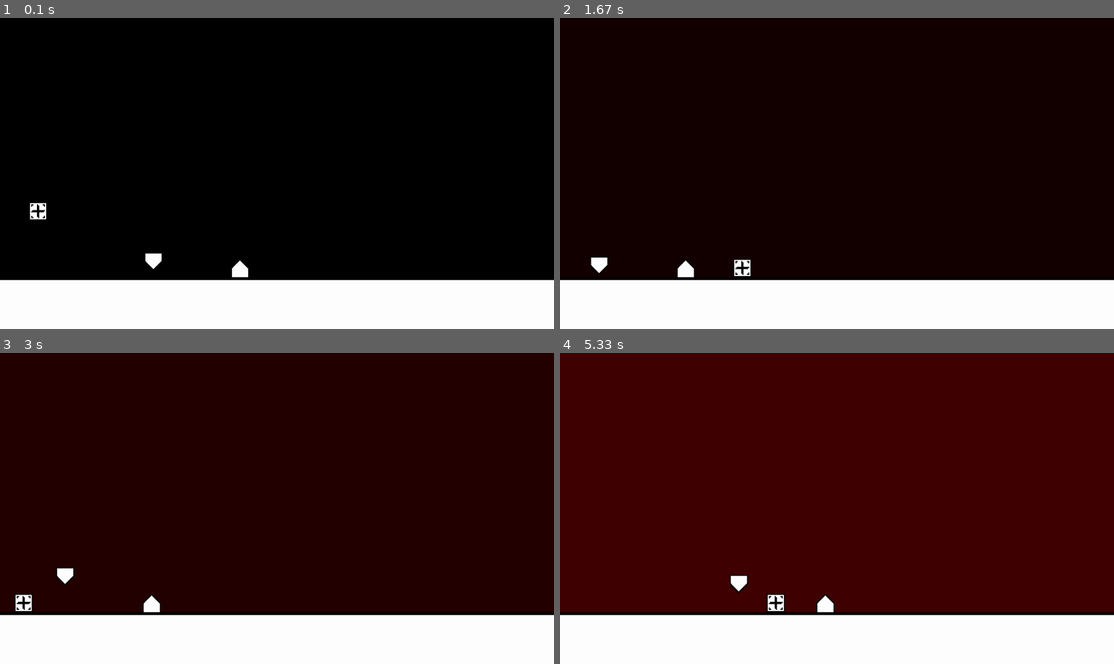
Above: before the commit, frames 1-4 (two rows, left to right).
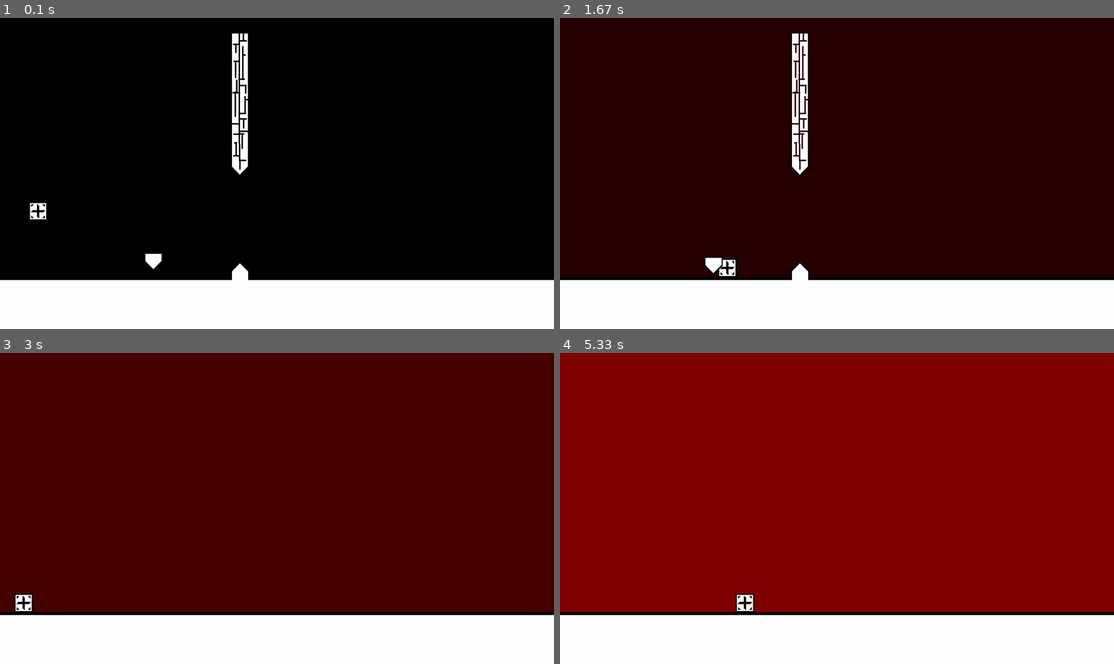
Above: after the commit, the same moments.

Repository: MakerBox-NZ/pygame_trukavev2
Game: pygame game, started from Gam e.py
Same seed, same stepped clock (60 frames per second), same inputs: the game is played once before the commit and once after it.
Inputs:
- Up to frame 1 (0.1 s): no input
- Up to frame 2 (1.67 s): hold D 0.33-0.8 s; hold W 0.83-1.13 s; hold D 1.17-1.63 s
- Up to frame 3 (3 s): hold A 1.67-2.2 s; hold S 2.23-2.53 s; hold A 2.57-2.97 s
- Up to frame 4 (5.33 s): hold W 3-3.37 s; hold D 3.4-4.03 s; hold S 4.07-4.43 s; hold A 4.47-4.93 s; hold D from 4.97 s (still down)

The runs differ from the first frame. In frame 1, 1.2% of the frame differs, in the area x 26-45%, y 4-85%; in frame 2, 1.9%; in frame 3, 83%; in frame 4, 83%, in the area x 0-100%, y 0-84%.

Commit message:
Bug fixes + many more!
- Fixed the scrolling bug.
- Added new platform type (C).
- Doubled the rainbow's colour-changing speed.
- Made the game have a little more difficulty.
- Made a spike blend in to ground (way too proud of that one).

Diff:
--- a/Gam e.py
+++ b/Gam e.py
@@ -1,4 +1,4 @@
-# Made by TruKave Co. ()
+    # Made by TruKave Co. ()
 # Help from Jess & Seth
 
 import pygame
@@ -8,7 +8,7 @@
 import os
 import time
 
-noclip = True
+noclip = False
 
 # OBJECTS:
 class Player(pygame.sprite.Sprite):
@@ -70,21 +70,27 @@
                 self.momentumY = 0
                 self.collide_delta = 0 #stop jumping
         enemy_hit_list = pygame.sprite.spritecollide(self, enemy_list, False)
+        static_hit_list = pygame.sprite.spritecollide(self, static_list, False)
         '''for enemy in enemy_hit_list:
                 self.rect.x = 100
                 self.deaths += 1
                 print(self.deaths)'''
         if self.damage == 0:
             for enemy in enemy_hit_list:
-                if not self.rect.contains(enemy):
+                if self.rect.colliderect(enemy):
                     self.damage = self.rect.colliderect(enemy)
                     print(self.deaths)
-        if self.damage == 1 and noclip == False:
-            idx = self.rect.collidelist(enemy_hit_list)
-            if idx == -1:
-                self.damage = 0
-                self.deaths += 1
-                self.rect.x = 100
+            for static in static_hit_list:
+                if self.rect.colliderect(static):
+                    self.damage = self.rect.colliderect(static)
+                    print(self.deaths)
+        if self.damage == 1:
+            if not noclip:
+                idx = self.rect.collidelist(enemy_hit_list)
+                if idx == -1:
+                    self.damage = 0
+                    self.deaths += 1
+                    self.rect.x = 100
 
     def jump (self, ground_list):
         self.jump_delta = 0
@@ -147,9 +153,10 @@
 def level1():
     #create level 1
     static_list = pygame.sprite.Group()
-    block = Static(800, 836, 768, 118,os.path.join('images', 'enemyu.png'))
-    static_list.add(block) #after each block
-
+    spike = Static(800, 846, 64, 64,os.path.join('images', 'enemyu b.png'))
+    spike0 = Static(800, 50, 64, 500,os.path.join('images', 'enemy c.png'))
+    static_list.add(spike) #after each block
+    static_list.add(spike0)
     return static_list
 
 # SETUP
@@ -191,7 +198,7 @@
 backwardX = 50
 
 #enemy code
-enemy = Enemy(500,836, 'enemy b.png')
+enemy = Enemy(500,836, 'enemy.png')
 enemy_list = pygame.sprite.Group()
 enemy_list.add(enemy)
 
@@ -230,36 +237,36 @@
             if event.key == ord('d'):
                 print("Right")
                 player.control(movesteps, 0)
-        #scroll forward
-        if player.rect.x >= forwardX:
-            scroll = player.rect.x - forwardX
-            player.rect.x = forwardX
-            for static in static_list:
-                static.rect.x -= scroll
-            for enemy in enemy_list:
-                enemy.rect.x -= scroll
-        #scroll backward
-        if player.rect.x <= backwardX:
-            scroll = player.rect.x + backwardX
-            #min(1, (backwardX - player.rect.x))
-            player.rect.x = backwardX
-            for static in static_list:
-                static.rect.x += scroll
-            for enemy in enemy_list:
-                enemy.rect.x += scroll
+    #scroll forward
+    if player.rect.x >= forwardX:
+        scroll = player.rect.x - forwardX
+        player.rect.x = forwardX
+        for static in static_list:
+            static.rect.x -= scroll
+        for enemy in enemy_list:
+            enemy.rect.x -= scroll
+    #scroll backward
+    if player.rect.x <= backwardX:
+        scroll = player.rect.x + backwardX
+        #min(1, (backwardX - player.rect.x))
+        player.rect.x = backwardX
+        for static in static_list:
+            static.rect.x += scroll
+        for enemy in enemy_list:
+            enemy.rect.x += scroll
 
     if redin:
-        a += 0.1
+        a += 0.2
     elif redde:
-        a -= 0.1
+        a -= 0.2
     if greenin:
-        b += 0.1
+        b += 0.2
     elif greende:
-        b -= 0.1
+        b -= 0.2
     if bluein:
-        c += 0.1
+        c += 0.2
     elif bluede:
-        c -= 0.1
+        c -= 0.2
     if a > 254:
         bluede = False
         redin = False
@@ -280,11 +287,11 @@
         print('red')
     screen.fill([a,b,c])
 
+    ground_list.draw(screen)
     static_list.draw(screen) #draw platform on screen
     player.gravity()
     player.update(enemy_list, ground_list)
     movingsprites.draw(screen)
-    ground_list.draw(screen)
     enemy_list.draw(screen)
     enemy.move()
     pygame.display.flip()
Binary file changed: images/enemy b.png
Binary file added: images/enemy c.png
Binary file added: images/enemyu c.png
Binary file changed: images/enemyu.png
